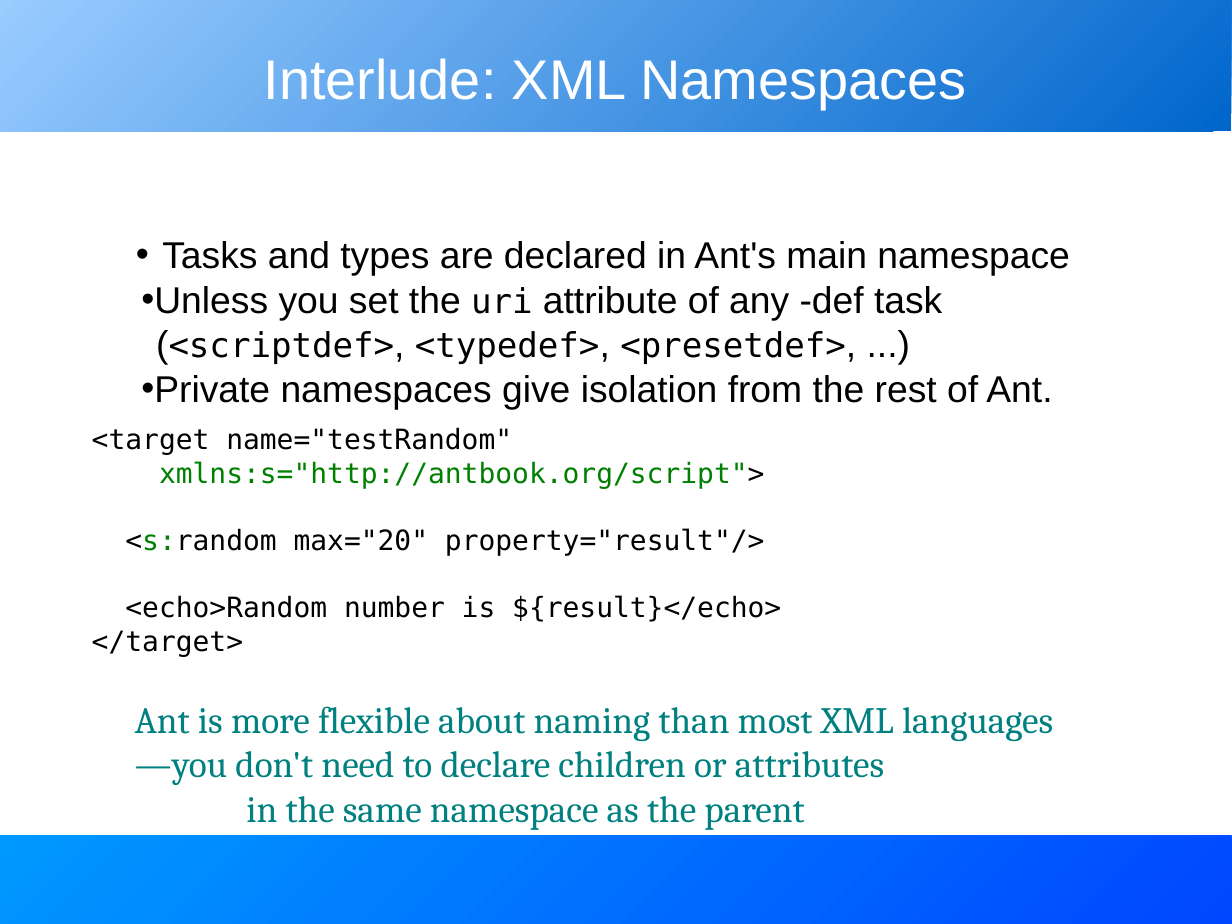
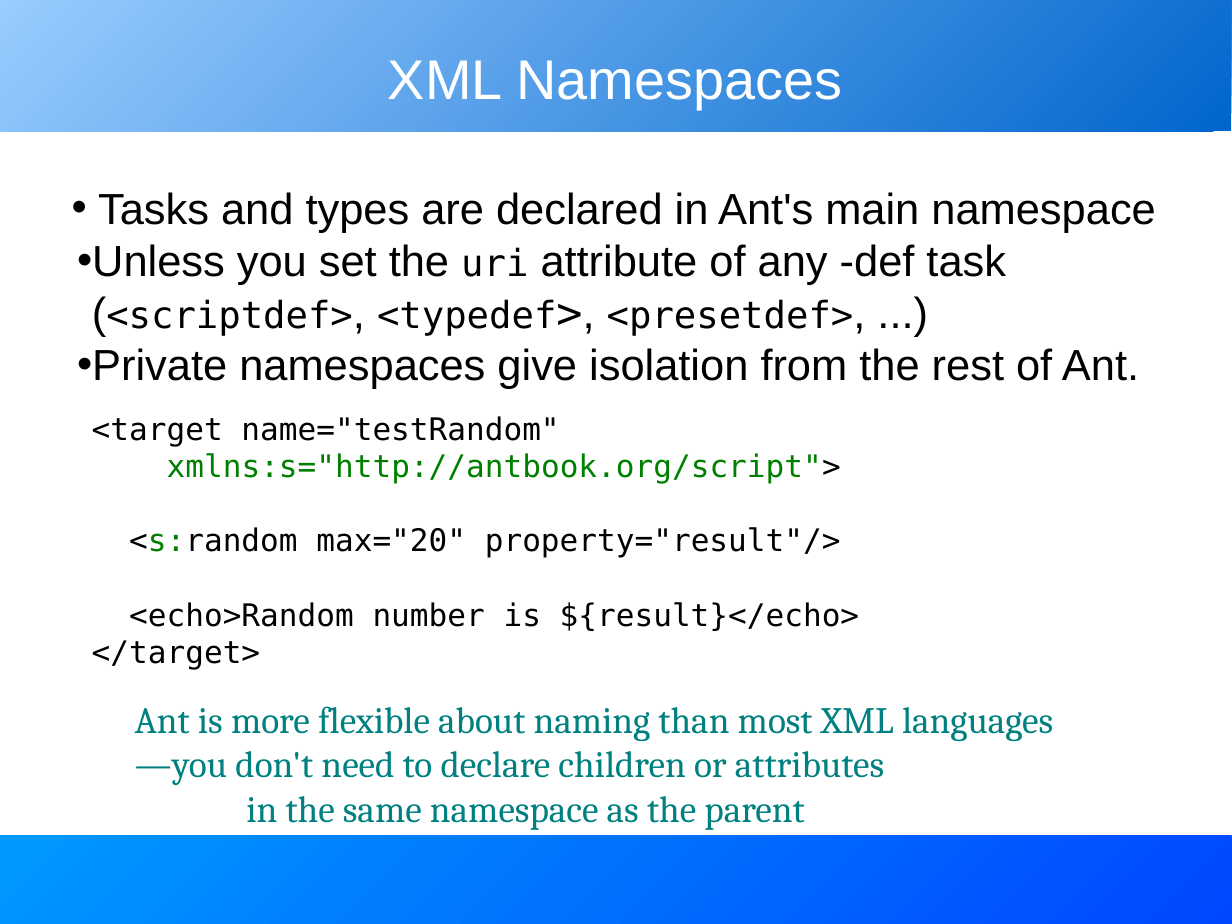
Before and after one commit to BeatrizTercero/repoSvnAnt, a slide deck: slide 31 of core/trunk/docs/slides/extending_ant.odp (slide 7 before the commit). Drawn at 1232x924 pixels with LibreOffice and Linux fonts; fonts in the diff are those of the drawing. Boxes give left, top, right and bottom in pixels: in the first picture for what was removed or moved away, otherwise in the second. Text is boxed around its words. In the diff, an @@ line names an element or a change of style, - is before the commit and + after.

```diff
--- a/core/trunk/docs/slides/extending_ant.odp
+++ b/core/trunk/docs/slides/extending_ant.odp
@@ title at [388, 60, 842, 109]: text changed @@
-Interlude: XML Namespaces
+XML Namespaces
@@ text "Tasks and types are declared ...": place and size @@
-text "Tasks and types are declared ..." at [141, 241, 1070, 410]
+text "Tasks and types are declared ..." at [77, 192, 1155, 389]
@@ text "Tasks and types are declared ..." at [77, 192, 1155, 389]: size 24 to 28 pt in "Tasks and types are declared in Ant's ...", "Unless you set the attribute of any ...", "Private namespaces give isolation from the rest ..."; size 22 to 24 pt in "uri (<scriptdef>, <typedef>, <presetdef>,"; size 22 to 28 pt in "<typedef>," @@
@@ text "<target name="testRandom"": place and size @@
-text "<target name="testRandom"" at [92, 427, 781, 656]
+text "<target name="testRandom"" at [92, 416, 860, 670]
@@ text "<target name="testRandom"" at [92, 416, 860, 670]: size 18 to 20 pt @@
```
Also in this commit, not shown: 15 other slides changed.
